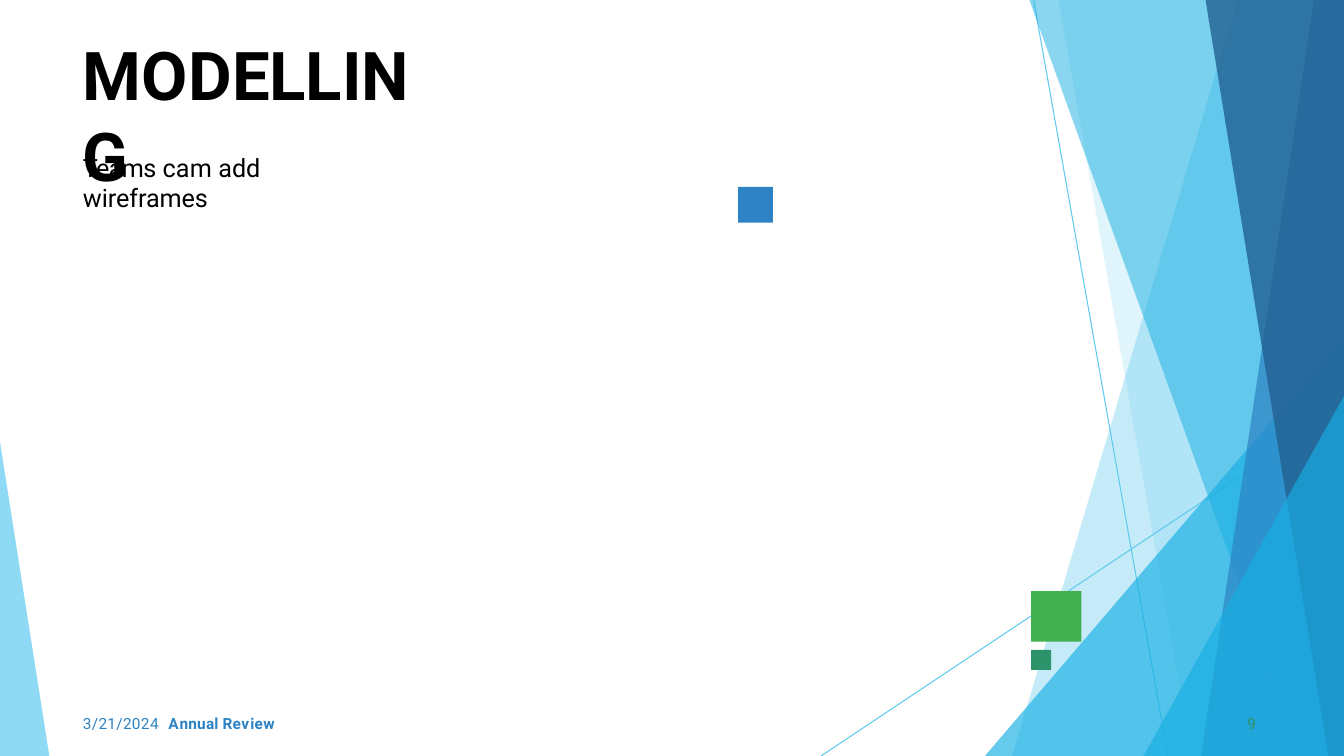
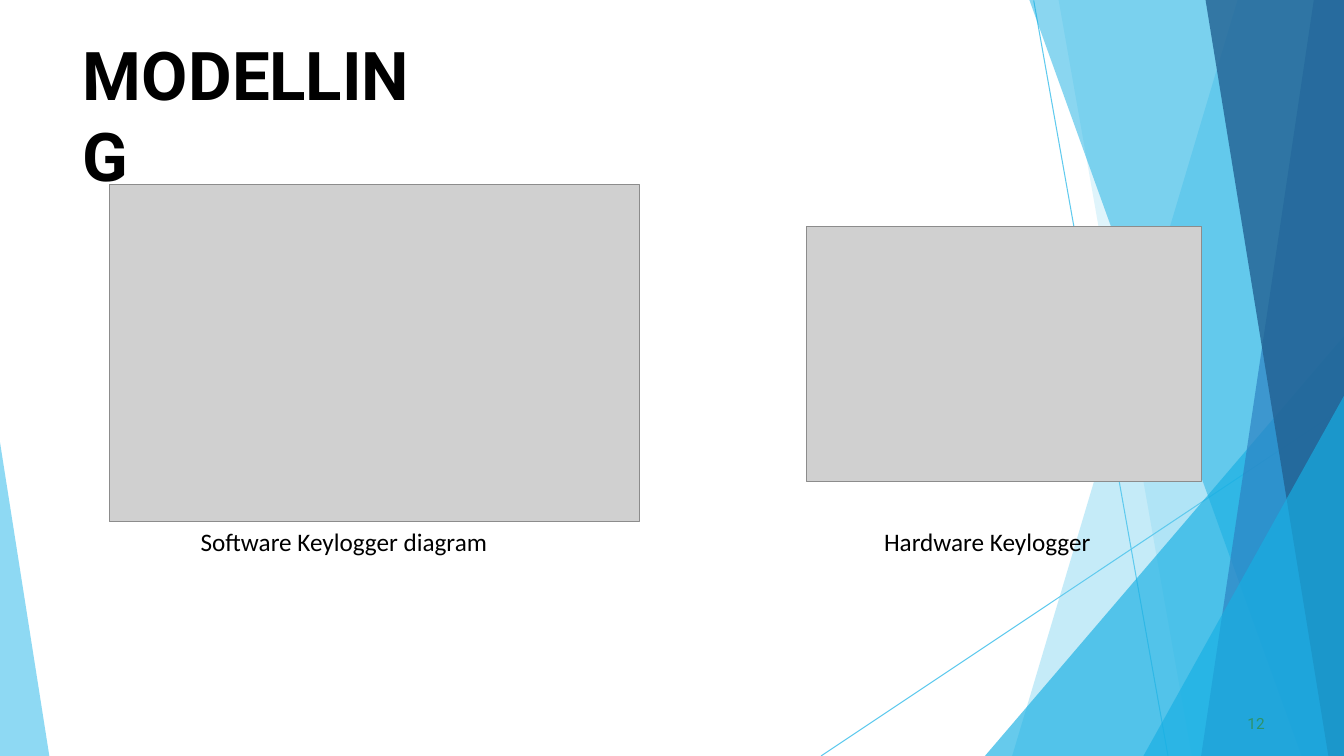
Before and after one commit to kiran-011/CS-Project, a slide deck: slide 12 of Cs-Project.pptx (slide 9 before the commit). Drawn at 1344x756 pixels with LibreOffice and Linux fonts; fonts in the diff are those of the drawing; grey boxes stand for pictures; background and template pictures are left out. Boxes give left, top, right and bottom in pixels: in the first picture for what was removed or moved away, otherwise in the second. Text is boxed around its words. In the diff, an @@ line names an element or a change of style, - is before the commit and + after.

```diff
--- a/Cs-Project.pptx
+++ b/Cs-Project.pptx
@@ text removed at [83, 154, 260, 208] @@
-Teams cam add wireframes
@@ picture added at [109, 185, 639, 521] @@
@@ freeform shape removed at [738, 187, 772, 222] @@
@@ picture added at [807, 227, 1202, 482] @@
@@ text added at [201, 533, 487, 556], 18 pt, text #000000 @@
+Software Keylogger diagram
@@ text added at [884, 531, 1090, 558], 18 pt, text #000000 @@
+Hardware Keylogger
@@ freeform shape removed at [1031, 591, 1082, 641] @@
@@ freeform shape removed at [1031, 650, 1052, 670] @@
@@ text removed at [83, 717, 275, 730] @@
-3/21/2024 Annual Review
@@ page number at [1247, 718, 1264, 729]: text changed @@
-9
+12
```
Also in this commit, not shown: 7 other slides changed, 8 slides added, 2 slides removed.
